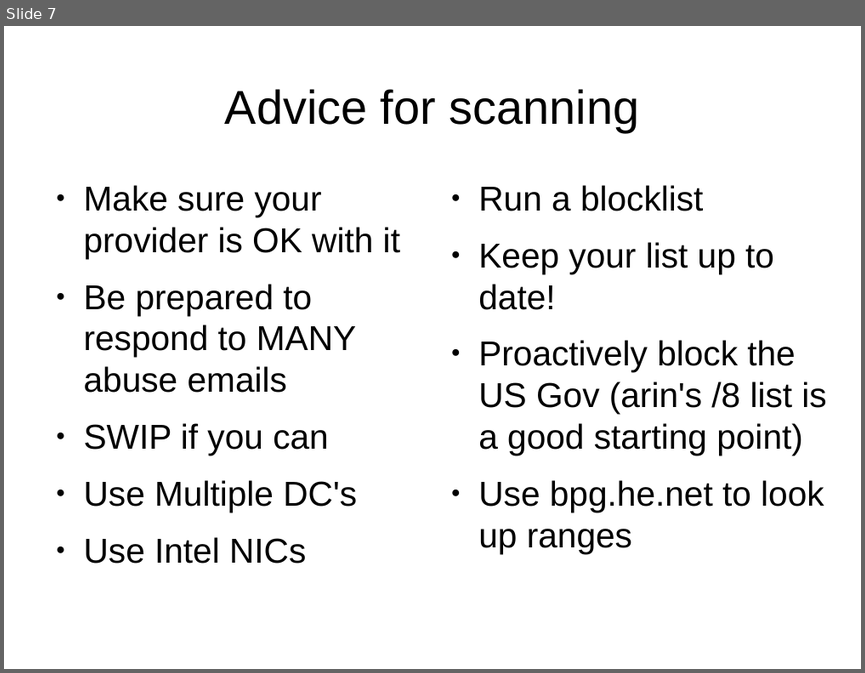
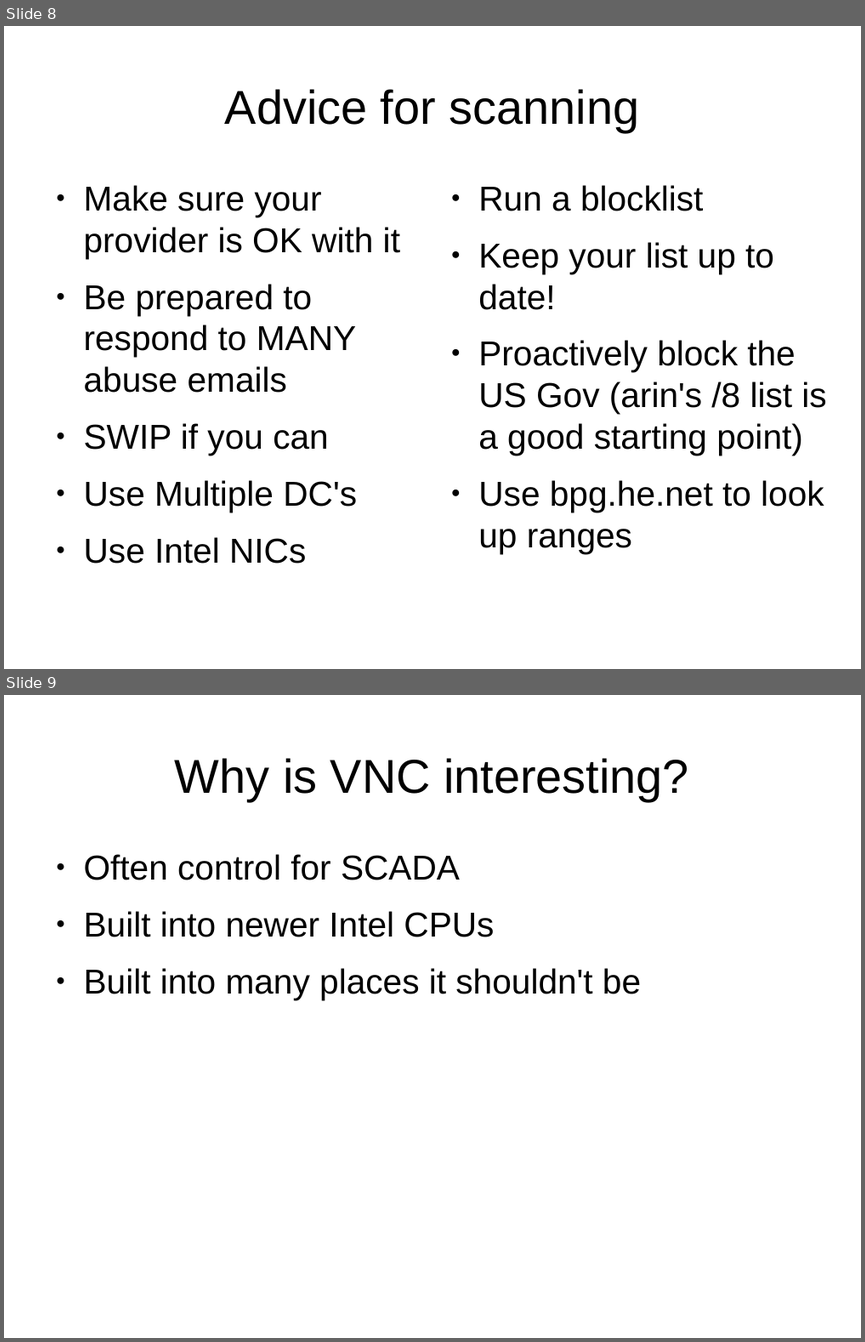
Before and after one commit to PaulMcMillan/toorcon_2013, a slide deck: slides/paul_mcmillan_toorcon_sd_2013.odp. Shown one above the other, each under a label of ours: slide 7 before the commit, slides 8 and 9 after it. The pictures are 865x673 and 865x1342 pixels, drawn with LibreOffice and Linux fonts; fonts in the diff are those of the drawing. Boxes give left, top, right and bottom in pixels: in the first picture for what was removed or moved away, otherwise in the second. Text is boxed around its words. In the diff, an @@ line names an element or a change of style, - is before the commit and + after.

```diff
--- a/slides/paul_mcmillan_toorcon_sd_2013.odp
+++ b/slides/paul_mcmillan_toorcon_sd_2013.odp
@@ slide 9 added at [4, 695, 861, 1338], background #FFFFFF @@
@@ title added at [175, 758, 689, 801], 44 pt, text #000000 @@
+Why is VNC interesting?
@@ text added at [84, 854, 641, 999], 32 pt, text #000000 @@
+● Often control for SCADA
+● Built into newer Intel CPUs
+● Built into many places it shouldn't be
@@ what was slide 7 is now slide 8 @@
```
Also in this commit, not shown: 1 slide changed, 3 other slides added, 6 other files.
